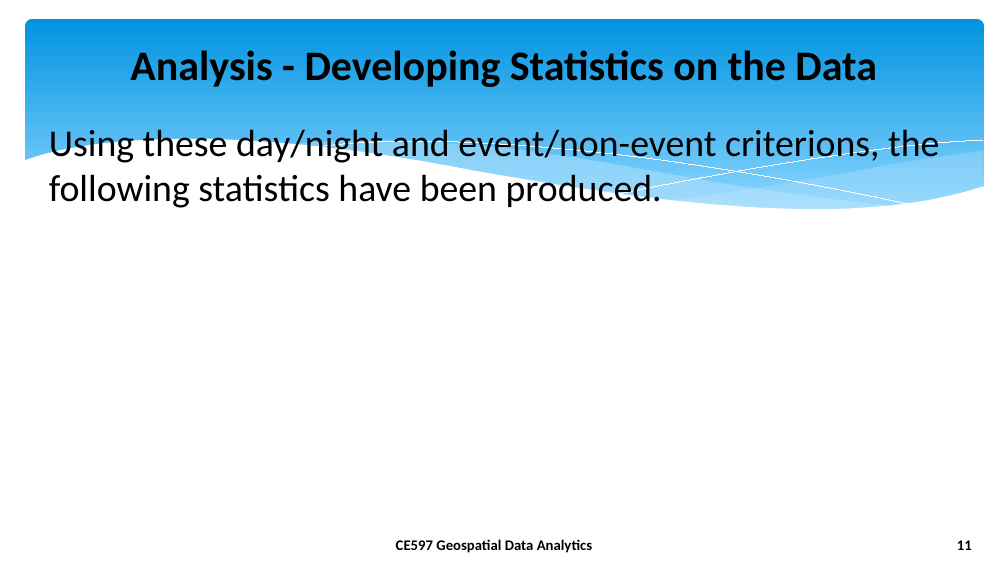
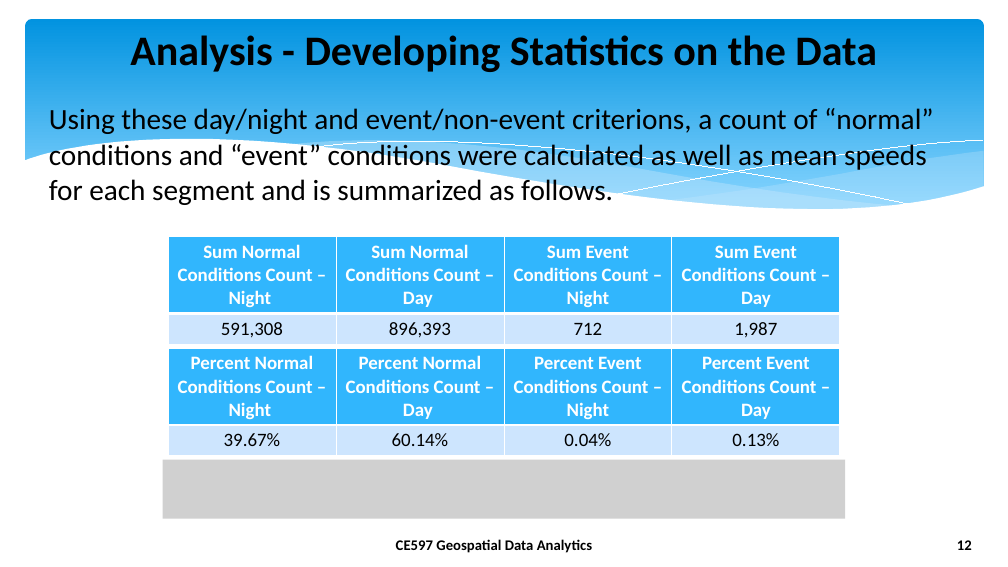
Before and after one commit to Foxhound013/CE-597_GDA, a slide deck: slide 12 of final_project/reports/presentation.pptx (slide 11 before the commit). Drawn at 1008x567 pixels with LibreOffice and Linux fonts; fonts in the diff are those of the drawing; grey boxes stand for pictures; background and template pictures are left out. Boxes give left, top, right and bottom in pixels: in the first picture for what was removed or moved away, otherwise in the second. Text is boxed around its words. In the diff, an @@ line names an element or a change of style, - is before the commit and + after.

Commit message:
completed presentation and figures.

```diff
--- a/final_project/reports/presentation.pptx
+++ b/final_project/reports/presentation.pptx
@@ title "Analysis - Developing Statistics on ...": place and size @@
-title "Analysis - Developing Statistics on ..." at (130,50,877,87)
+title "Analysis - Developing Statistics on ..." at (130,35,877,72)
@@ text at (49,108,934,207): text changed; size 36 to 27.9 pt @@
-Using these day/night and event/non-event criterions, the following statistics have been produced.
+Using these day/night and event/non-event criterions, a count of “normal” conditions and “event” conditions were calculated as well as mean speeds for each segment and is summarized as follows.
@@ table added at (168,237,839,343), 2 rows, 4 columns @@
+Sum Normal Conditions Count – Night | Sum Normal Conditions Count – Day | Sum Event Conditions Count – Night | Sum Event Conditions Count – Day
+591,308 | 896,393 | 712 | 1,987
@@ table added at (168,349,839,455), 2 rows, 4 columns @@
+Percent Normal Conditions Count – Night | Percent Normal Conditions Count – Day | Percent Event Conditions Count – Night | Percent Event Conditions Count – Day
+39.67% | 60.14% | 0.04% | 0.13%
@@ picture added at (163,460,845,519) @@
@@ page number at (957,540,972,550): text changed @@
-11
+12
```
Also in this commit, not shown: 4 other slides changed, 9 slides added, 9 other files.
